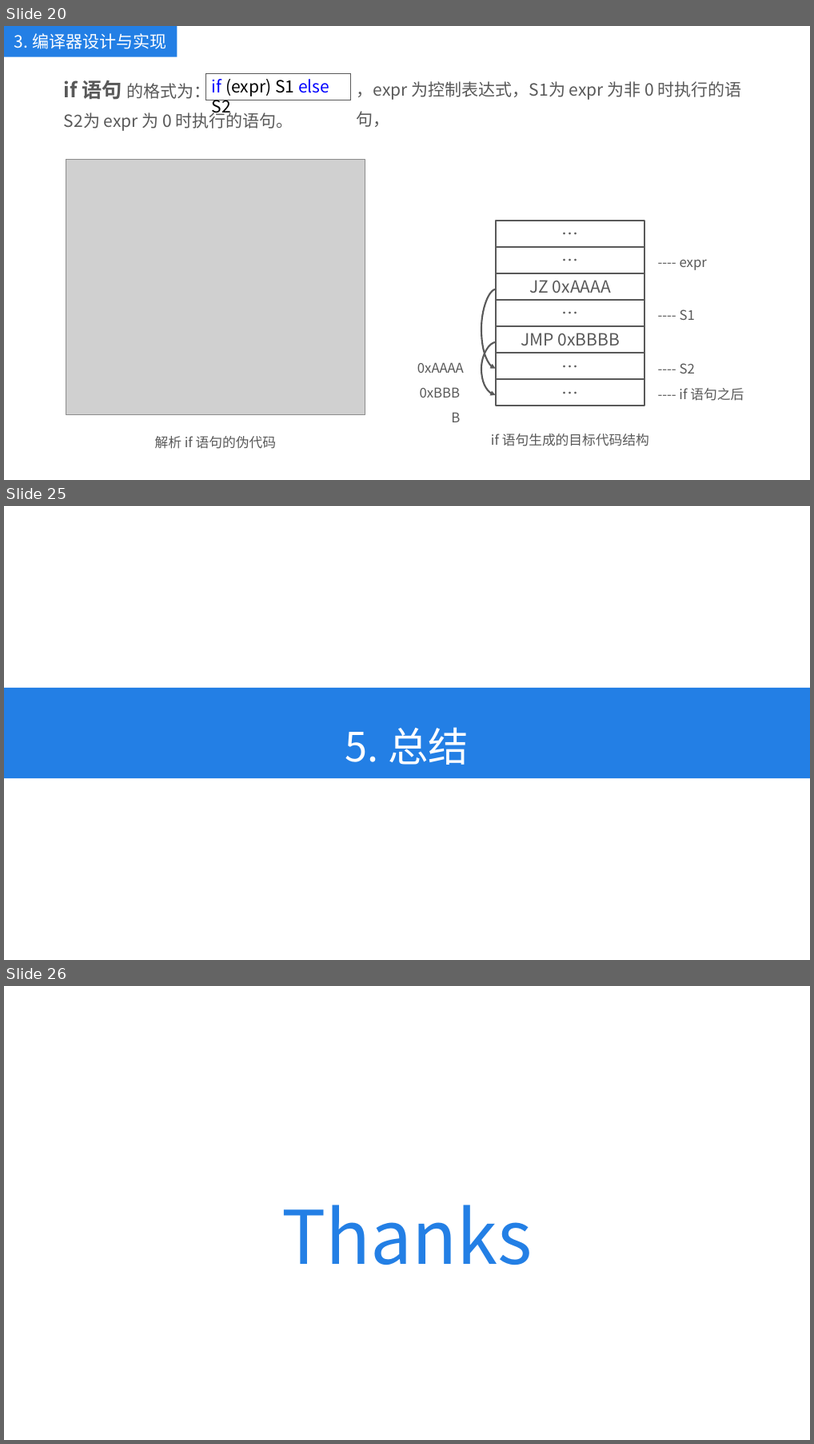
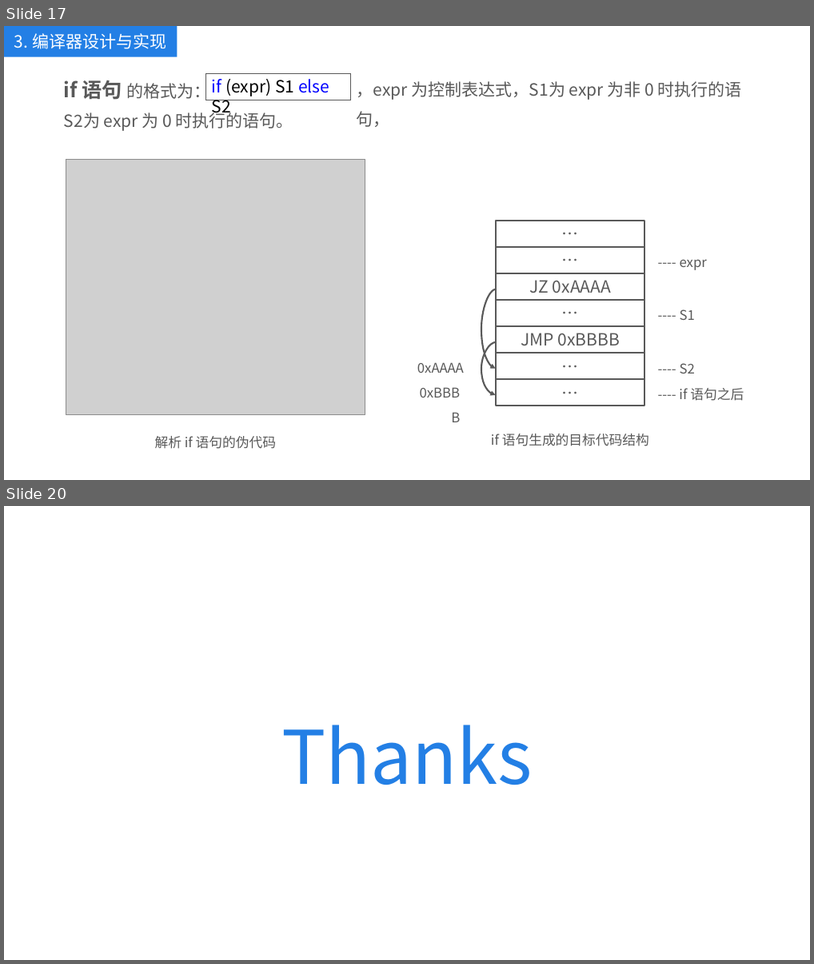
Before and after one commit to kkli28/cc, a slide deck: 论文相关/答辩ppt.pptx. Shown one above the other, each under a label of ours: slides 20, 25 and 26 before the commit, slides 17 and 20 after it; the slides between them are not shown. The pictures are 814x1444 and 814x964 pixels, drawn with LibreOffice and Linux fonts; fonts in the diff are those of the drawing; grey boxes stand for pictures. Boxes give left, top, right and bottom in pixels: in the first picture for what was removed or moved away, otherwise in the second. Text is boxed around its words. In the diff, an @@ line names an element or a change of style, - is before the commit and + after.

```diff
--- a/论文相关/答辩ppt.pptx
+++ b/论文相关/答辩ppt.pptx
@@ slide 25 removed at (4,506,810,960), background #FFFFFF @@
@@ rectangle removed at (4,688,810,778) @@
@@ text removed at (346,727,469,764) @@
-5. 总结
@@ what was slide 20 is now slide 17 @@
@@ what was slide 26 is now slide 20 @@
```
Also in this commit, not shown: 12 slides changed, 5 other slides removed, 7 other files.
